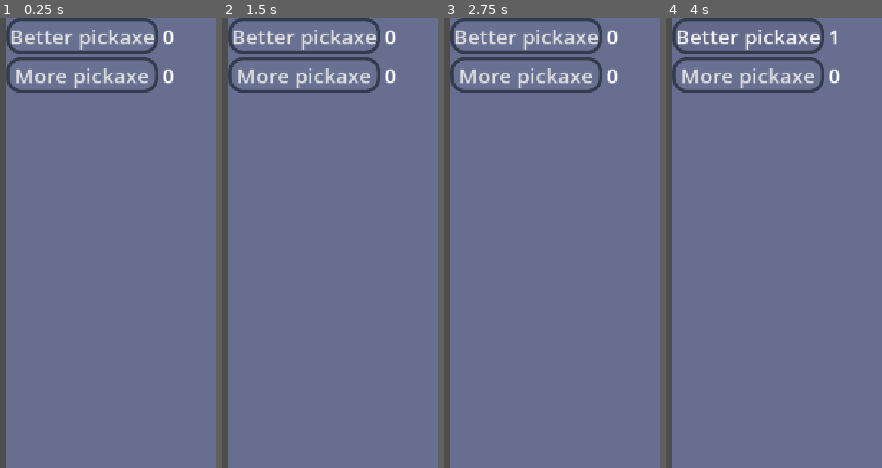
Above: before the commit, frames 1-4 (left to right).
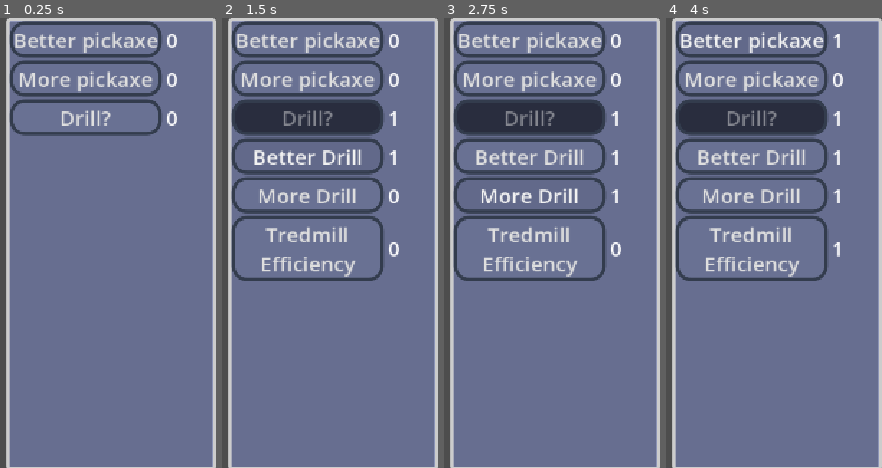
Above: after the commit, the same moments.

Repository: L99proof/jame-gam-game
Game: Godot game, scene res://world.tscn
Two runs of this game, one before a commit and one after it. Both use one fixed random seed, a clock stepped at 60 frames per second and the inputs below.
Inputs (mouse positions are in pixels of both pictures, inside the frame that each line leads up to):
- Up to frame 1 (0.25 s): no input
- Up to frame 2 (1.5 s): click (308, 117) at 0.5 s, where only the run after the commit has a clickable "Drill?"; click (308, 157) at 1.25 s, where only the run after the commit has a clickable "Better Drill"
- Up to frame 3 (2.75 s): click (530, 193) at 2 s, where only the run after the commit has a clickable "More Drill"
- Up to frame 4 (4 s): click (752, 247) at 2.75 s, where only the run after the commit has a clickable "Tredmill Efficiency"; click "Better pickaxe" at 3.5 s

The runs differ from the first frame. In frame 1, 13% of the frame differs, in the area x 2-100%, y 0-100%; in frame 2, 24%; in frame 3, 24%; in frame 4, 24%.

Commit message:
added more buttons

Diff:
--- a/Globals.gd
+++ b/Globals.gd
@@ -6,6 +6,10 @@
 	pass # Replace with function body.
 var better_pik_num = 0
 var pik_num = 0
+var drill = 0
+var drill_num = 0
+var better_drill_num = 0
+var tred_eff = 0
 
 # Called every frame. 'delta' is the elapsed time since the previous frame.
 func _process(_delta: float) -> void:
--- a/scenes/ui.tscn
+++ b/scenes/ui.tscn
@@ -3,7 +3,7 @@
 [ext_resource type="Theme" uid="uid://bog85i12y501n" path="res://themes/UpgradeMenu.tres" id="1_nt7q6"]
 [ext_resource type="Script" uid="uid://htyirh56y5bx" path="res://scripts/ui.gd" id="1_x4jx1"]
 
-[node name="UI" type="Control" unique_id=464854239 node_paths=PackedStringArray("better_pik_label", "better_pik", "more_pik_label", "more_pik")]
+[node name="UI" type="Control" unique_id=464854239 node_paths=PackedStringArray("better_pik_label", "better_pik", "more_pik_label", "more_pik", "drill_label", "drill", "better_drill_label", "more_drill_label", "more_drill", "better_drill", "tredmill_efficiency_label", "tredmill_efficiency")]
 layout_mode = 3
 anchors_preset = 15
 anchor_right = 1.0
@@ -15,6 +15,14 @@
 better_pik = NodePath("Upgrade UI/VBoxContainer/BetterPik")
 more_pik_label = NodePath("Upgrade UI/VBoxContainer/MorePik/MorePikLabel")
 more_pik = NodePath("Upgrade UI/VBoxContainer/MorePik")
+drill_label = NodePath("Upgrade UI/VBoxContainer/Drill/DrillLabel")
+drill = NodePath("Upgrade UI/VBoxContainer/Drill")
+better_drill_label = NodePath("Upgrade UI/VBoxContainer/BetterDrill/BetterDrillLabel")
+more_drill_label = NodePath("Upgrade UI/VBoxContainer/MoreDrill/MoreDrillLabel")
+more_drill = NodePath("Upgrade UI/VBoxContainer/MoreDrill")
+better_drill = NodePath("Upgrade UI/VBoxContainer/BetterDrill")
+tredmill_efficiency_label = NodePath("Upgrade UI/VBoxContainer/TredmillEfficiency/TredmillEfficiencyLabel")
+tredmill_efficiency = NodePath("Upgrade UI/VBoxContainer/TredmillEfficiency")
 
 [node name="Upgrade UI" type="ScrollContainer" parent="." unique_id=1370161092]
 layout_mode = 0
@@ -52,5 +60,62 @@
 offset_bottom = 47.0
 theme = ExtResource("1_nt7q6")
 
+[node name="Drill" type="Button" parent="Upgrade UI/VBoxContainer" unique_id=863158032]
+layout_mode = 2
+theme = ExtResource("1_nt7q6")
+text = "Drill?"
+
+[node name="DrillLabel" type="Label" parent="Upgrade UI/VBoxContainer/Drill" unique_id=209164821]
+layout_mode = 0
+offset_left = 225.0
+offset_top = 5.0
+offset_right = 287.0
+offset_bottom = 47.0
+theme = ExtResource("1_nt7q6")
+
+[node name="BetterDrill" type="Button" parent="Upgrade UI/VBoxContainer" unique_id=795157146]
+layout_mode = 2
+theme = ExtResource("1_nt7q6")
+text = "Better Drill"
+
+[node name="BetterDrillLabel" type="Label" parent="Upgrade UI/VBoxContainer/BetterDrill" unique_id=894352559]
+layout_mode = 0
+offset_left = 225.0
+offset_top = 5.0
+offset_right = 287.0
+offset_bottom = 47.0
+theme = ExtResource("1_nt7q6")
+
+[node name="MoreDrill" type="Button" parent="Upgrade UI/VBoxContainer" unique_id=171532316]
+layout_mode = 2
+theme = ExtResource("1_nt7q6")
+text = "More Drill"
+
+[node name="MoreDrillLabel" type="Label" parent="Upgrade UI/VBoxContainer/MoreDrill" unique_id=239321394]
+layout_mode = 0
+offset_left = 225.0
+offset_top = 5.0
+offset_right = 287.0
+offset_bottom = 47.0
+theme = ExtResource("1_nt7q6")
+
+[node name="TredmillEfficiency" type="Button" parent="Upgrade UI/VBoxContainer" unique_id=1928679772]
+layout_mode = 2
+theme = ExtResource("1_nt7q6")
+text = "Tredmill Efficiency"
+autowrap_mode = 3
+
+[node name="TredmillEfficiencyLabel" type="Label" parent="Upgrade UI/VBoxContainer/TredmillEfficiency" unique_id=400437569]
+layout_mode = 0
+offset_left = 225.0
+offset_top = 25.0
+offset_right = 287.0
+offset_bottom = 67.0
+theme = ExtResource("1_nt7q6")
+
 [connection signal="pressed" from="Upgrade UI/VBoxContainer/BetterPik" to="." method="_on_better_pik_pressed"]
 [connection signal="pressed" from="Upgrade UI/VBoxContainer/MorePik" to="." method="_on_more_pik_pressed"]
+[connection signal="pressed" from="Upgrade UI/VBoxContainer/Drill" to="." method="_on_drill_pressed"]
+[connection signal="pressed" from="Upgrade UI/VBoxContainer/BetterDrill" to="." method="_on_better_drill_pressed"]
+[connection signal="pressed" from="Upgrade UI/VBoxContainer/MoreDrill" to="." method="_on_more_drill_pressed"]
+[connection signal="pressed" from="Upgrade UI/VBoxContainer/TredmillEfficiency" to="." method="_on_tredmill_efficiency_pressed"]
--- a/scripts/ui.gd
+++ b/scripts/ui.gd
@@ -3,10 +3,20 @@
 @export var better_pik: Button
 @export var more_pik_label: Label
 @export var more_pik: Button
+@export var drill_label: Label
+@export var drill: Button
+@export var better_drill_label: Label
+@export var more_drill_label: Label
+@export var more_drill: Button
+@export var better_drill: Button
+@export var tredmill_efficiency_label: Label
+@export var tredmill_efficiency: Button
 
 # Called when the node enters the scene tree for the first time.
 func _ready() -> void:
-	pass # Replace with function body.
+	better_drill.visible = false
+	more_drill.visible = false
+	tredmill_efficiency.visible = false
 
 
 # Called every frame. 'delta' is the elapsed time since the previous frame.
@@ -14,7 +24,12 @@
 	pass
 	better_pik_label.text = str(Globals.better_pik_num)
 	more_pik_label.text = str(Globals.pik_num)
-
+	drill_label.text = str(Globals.drill)
+	better_drill_label.text = str(Globals.better_drill_num)
+	more_drill_label.text = str(Globals.drill_num)
+	tredmill_efficiency_label.text = str(Globals.tred_eff)
+	if Globals.drill == 1:
+		drill.disabled = true
 
 func _on_better_pik_pressed() -> void:
 	Globals.better_pik_num += 1
@@ -22,3 +37,22 @@
 
 func _on_more_pik_pressed() -> void:
 	Globals.pik_num += 1
+
+
+func _on_drill_pressed() -> void:
+	Globals.drill = 1
+	more_drill.visible = true
+	better_drill.visible = true
+	tredmill_efficiency.visible = true
+
+
+func _on_better_drill_pressed() -> void:
+	Globals.better_drill_num += 1
+
+
+func _on_more_drill_pressed() -> void:
+	Globals.drill_num += 1
+
+
+func _on_tredmill_efficiency_pressed() -> void:
+	Globals.tred_eff += 1
--- a/themes/UpgradeMenu.tres
+++ b/themes/UpgradeMenu.tres
@@ -1,4 +1,16 @@
 [gd_resource type="Theme" format=3 uid="uid://bog85i12y501n"]
+
+[sub_resource type="StyleBoxFlat" id="StyleBoxFlat_hab01"]
+bg_color = Color(0.15920538, 0.17640361, 0.24507427, 1)
+border_width_left = 5
+border_width_top = 5
+border_width_right = 5
+border_width_bottom = 5
+border_color = Color(0.1989817, 0.2352829, 0.3008643, 1)
+corner_radius_top_left = 20
+corner_radius_top_right = 20
+corner_radius_bottom_right = 20
+corner_radius_bottom_left = 20
 
 [sub_resource type="StyleBoxFlat" id="StyleBoxFlat_m6e0p"]
 bg_color = Color(0.38431373, 0.4117647, 0.5411765, 1)
@@ -61,9 +73,18 @@
 
 [sub_resource type="StyleBoxFlat" id="StyleBoxFlat_fyqef"]
 bg_color = Color(0.48235294, 0.5294118, 0.75686276, 0.5803922)
+border_width_left = 5
+border_width_top = 5
+border_width_right = 5
+border_width_bottom = 5
+corner_radius_top_left = 5
+corner_radius_top_right = 5
+corner_radius_bottom_right = 5
+corner_radius_bottom_left = 5
 
 [resource]
 Button/font_sizes/font_size = 30
+Button/styles/disabled = SubResource("StyleBoxFlat_hab01")
 Button/styles/focus = SubResource("StyleBoxFlat_m6e0p")
 Button/styles/hover = SubResource("StyleBoxFlat_27fn8")
 Button/styles/normal = SubResource("StyleBoxFlat_nltto")
